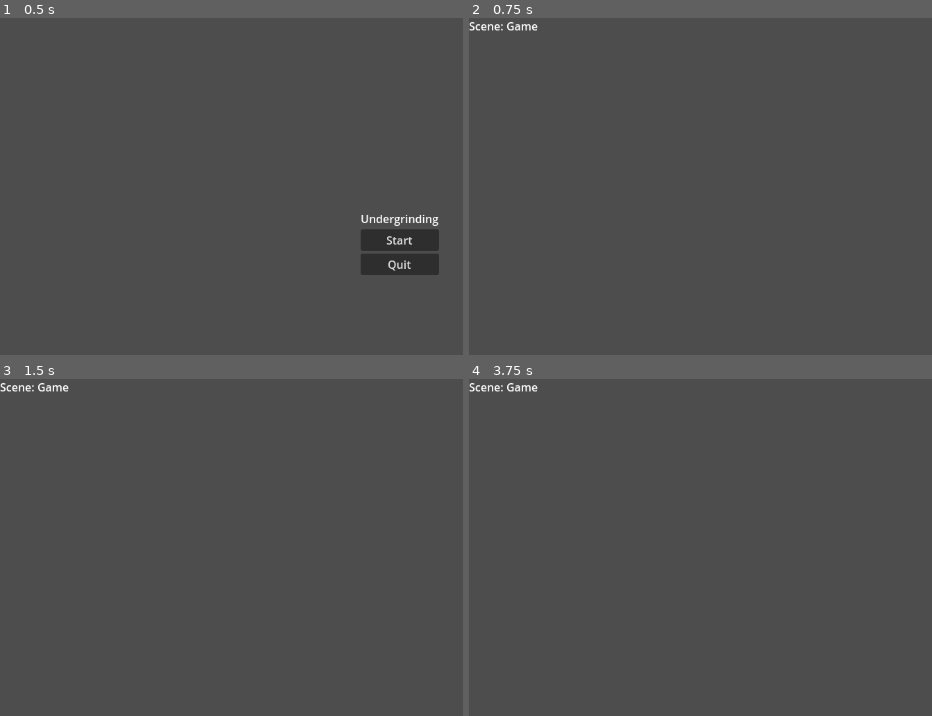
Above: before the commit, frames 1-4 (two rows, left to right).
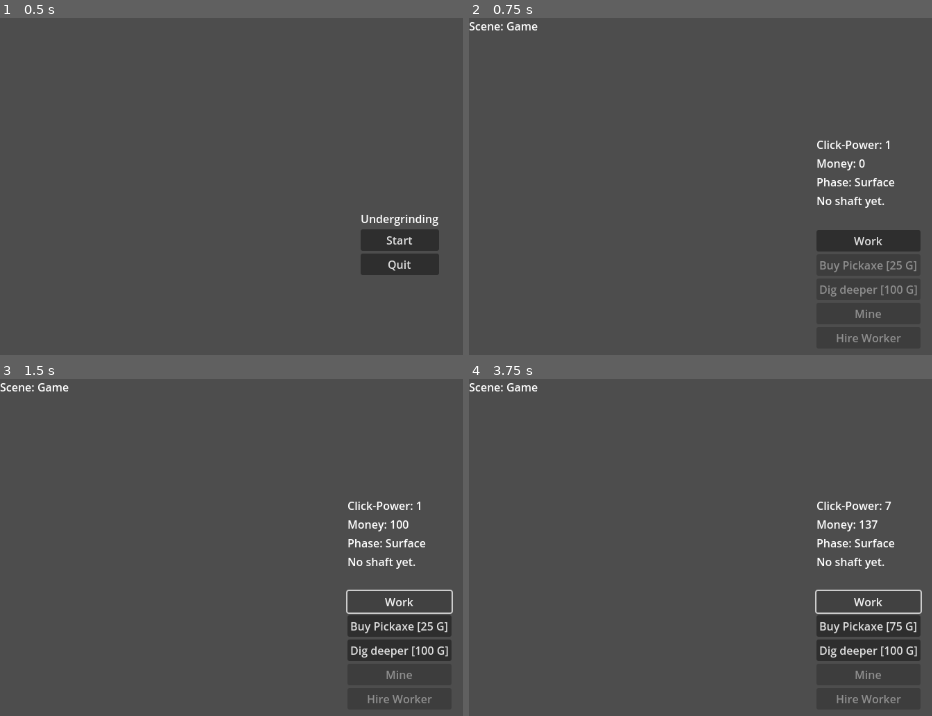
Above: after the commit, the same moments.

Repository: su3n/undergrinding
Game: Godot game, scene res://scenes/App.tscn
The game is run twice, just before and just after one commit, with the same random seed, the same clock (stepped at 60 frames per second) and the same inputs.
Inputs (mouse positions are in pixels of both pictures, inside the frame that each line leads up to):
- Up to frame 1 (0.5 s): no input
- Up to frame 2 (0.75 s): click "Start" at 0.5 s
- Up to frame 3 (1.5 s): click (398, 601) at 1.25 s, where only the run after the commit has a clickable "Work"
- Up to frame 4 (3.75 s): click (867, 625) at 2 s, where only the run after the commit has a clickable "Buy Pickaxe [25 G]"; click (867, 625) at 2.75 s, where only the run after the commit has a clickable "Buy Pickaxe [38 G]"; click (867, 601) at 3.5 s, where only the run after the commit has a clickable "Work"

Frame 1 is identical in both runs. In frame 2, 2.6% of the frame differs, in the area x 75-98%, y 36-97%; in frame 3, 4.0%, in the area x 74-98%, y 36-97%; in frame 4, 4.0%.

Commit message:
Aktualisierender GameState + Buttons zur Manipulation des GameState

Diff:
--- /dev/null
+++ b/core/GameState.gd
@@ -0,0 +1,177 @@
+extends Node
+signal changed
+
+# --- Player ---
+var money: int = 0
+var click_power: float = 1.0
+var pickaxe_level: int = 0
+
+# --- Schächte ---
+var shafts: Array[Dictionary] = []
+var active_shaft_index: int = -1  # -1 = kein Schacht aktiv
+
+# --- Worker (pro Schacht) ---
+var worker_power: float = 0.3
+
+# --- Balance ---
+var base_rock_hp: float = 10.0
+var rock_hp_growth_by_depth: float = 1.35
+var value_growth_by_depth: float = 1.45
+
+# --- Costs ---
+var pickaxe_base_cost: int = 25
+var first_shaft_cost: int = 100
+var next_shaft_base_cost: int = 200
+var next_shaft_cost: int
+var next_pickaxe_cost: int
+var worker_base_cost: int = 50
+
+func _init():
+	_calc_next_shaft_price()
+	_calc_next_pickaxe_price()
+
+func reset_run() -> void:
+	money = 0
+	click_power = 1.0
+	shafts.clear()
+	active_shaft_index = -1
+	emit_signal("changed")
+
+# -------------------
+# Surface Phase
+# -------------------
+
+func manual_click_work() -> void:
+	# Initial: Geld verdienen überirdisch
+	money += 100
+	emit_signal("changed")
+
+func buy_pickaxe() -> bool:
+	var cost = next_pickaxe_cost
+	if money < cost:
+		return false
+	money -= cost
+	click_power += 3.0
+	pickaxe_level += 1
+	_calc_next_pickaxe_price()
+	emit_signal("changed")
+	return true
+
+# -------------------
+# Mining Phase
+# -------------------
+
+func has_shaft() -> bool:
+	return active_shaft_index >= 0 and active_shaft_index < shafts.size()
+
+func manual_mine_click() -> void:
+	if not has_shaft():
+		return
+	_damage_rock(active_shaft_index, click_power)
+	emit_signal("changed")
+
+func buy_worker_for_active_shaft() -> bool:
+	if not has_shaft():
+		return false
+	if money < worker_base_cost:
+		return false
+
+	money -= worker_base_cost
+	shafts[active_shaft_index]["workers"] += 1
+	emit_signal("changed")
+	return true
+
+func buy_new_shaft() -> bool:
+	# erster Schacht: depth 0
+	if shafts.is_empty():
+		if money < first_shaft_cost:
+			return false
+		money -= first_shaft_cost
+		shafts.append(_make_shaft(0))
+		active_shaft_index = 0
+		_calc_next_shaft_price()
+		emit_signal("changed")
+		return true
+
+	# weitere Schächte
+	var next_depth := shafts.size()
+	if money < next_shaft_cost:
+		return false
+	money -= next_shaft_cost
+	shafts.append(_make_shaft(next_depth))
+	active_shaft_index = shafts.size() - 1
+	_calc_next_shaft_price()
+	emit_signal("changed")
+	return true
+
+func set_active_shaft(index: int) -> void:
+	if index < 0 or index >= shafts.size():
+		return
+	active_shaft_index = index
+	emit_signal("changed")
+
+# -------------------
+# Automation / Tick
+# -------------------
+
+func tick(delta: float) -> void:
+	if shafts.is_empty():
+		return
+
+	for shaft_index in range(shafts.size()):
+		var shaft_workers: int = shafts[shaft_index]["workers"]
+		if shaft_workers <= 0:
+			continue
+		var power := float(shaft_workers) * worker_power
+		_damage_rock(shaft_index, power * delta)
+
+	emit_signal("changed")
+
+# -------------------
+# Internals
+# -------------------
+func _calc_next_pickaxe_price() -> void:
+	if pickaxe_level == 0:
+		next_pickaxe_cost = pickaxe_base_cost
+		return
+
+	next_pickaxe_cost = int(round((pickaxe_level * 1.5) * pickaxe_base_cost))
+
+func _calc_next_shaft_price() -> void:
+	if shafts.is_empty():
+		next_shaft_cost = first_shaft_cost
+		return
+
+	var next_depth := shafts.size()
+	next_shaft_cost = next_shaft_base_cost * next_depth
+
+	print("Next shaft price: " + str(next_shaft_cost))
+
+func _make_shaft(depth: int) -> Dictionary:
+	print('_make_shaft')
+	var hp := _rock_hp_for_depth(depth)
+	return {
+		"depth": depth,
+		"length": 0,
+		"rock_hp_max": hp,
+		"rock_hp": hp,
+		"workers": 0
+	}
+
+func _damage_rock(shaft_index: int, amount: float) -> void:
+	var s: Dictionary = shafts[shaft_index]
+	s["rock_hp"] = float(s["rock_hp"]) - amount
+
+	if float(s["rock_hp"]) <= 0.0:
+		s["length"] = int(s["length"]) + 1
+		money += _value_for_depth(int(s["depth"]))
+
+		var hp := _rock_hp_for_depth(int(s["depth"]))
+		s["rock_hp_max"] = hp
+		s["rock_hp"] = hp
+
+func _rock_hp_for_depth(depth: int) -> float:
+	return base_rock_hp * pow(rock_hp_growth_by_depth, float(depth))
+
+func _value_for_depth(depth: int) -> int:
+	return int(1 * pow(value_growth_by_depth, float(depth)))
--- a/project.godot
+++ b/project.godot
@@ -15,6 +15,10 @@
 config/features=PackedStringArray("4.2", "Mobile")
 config/icon="res://icon.svg"
 
+[autoload]
+
+GameState="*res://core/GameState.gd"
+
 [dotnet]
 
 project/assembly_name="incremental"
--- a/scenes/Game.gd
+++ b/scenes/Game.gd
@@ -5,28 +5,90 @@
 @onready var pause_overlay: Control = $CanvasLayer/PauseOverlay
 var is_paused: bool = false
 
+# --- HUD refs ---
+@onready var money_label: Label = $CanvasLayer/HUD/VBox/MoneyLabel
+@onready var phase_label: Label = $CanvasLayer/HUD/VBox/PhaseLabel
+@onready var shaft_label: Label = $CanvasLayer/HUD/VBox/ShaftLabel
+@onready var rock_label: Label = $CanvasLayer/HUD/VBox/RockLabel
+@onready var click_power_label: Label = $CanvasLayer/HUD/VBox/ClickPowerLabel
+
+@onready var work_button: Button = $CanvasLayer/HUD/VBox/WorkButton
+@onready var pickaxe_button: Button = $CanvasLayer/HUD/VBox/PickaxeButton
+@onready var new_shaft_button: Button = $CanvasLayer/HUD/VBox/NewShaftButton
+@onready var mine_button: Button = $CanvasLayer/HUD/VBox/MineButton
+@onready var worker_button: Button = $CanvasLayer/HUD/VBox/WorkerButton
+
 func _ready() -> void:
 	pause_overlay.visible = false
-	pause_overlay.process_mode = Node.PROCESS_MODE_ALWAYS # Ansonsten friert das Overlay auch ein!
-	process_mode = Node.PROCESS_MODE_ALWAYS # Ansonsten bekommt man Inputs nicht mehr mit!
+	pause_overlay.process_mode = Node.PROCESS_MODE_ALWAYS
+	process_mode = Node.PROCESS_MODE_ALWAYS
 
+	# UI live halten
+	GameState.changed.connect(_refresh_ui)
+	_refresh_ui()
+
+func _process(delta: float) -> void:
+	# Wichtig: weil process_mode ALWAYS ist, läuft _process auch im Pause-Menü -> daher guard
+	if get_tree().paused:
+		return
+	GameState.tick(delta)
+
+func _refresh_ui() -> void:
+	money_label.text = "Money: %d" % GameState.money
+	click_power_label.text = "Click-Power: %d" % GameState.click_power
+
+	pickaxe_button.text = "Buy Pickaxe [%d G]" % [int(GameState.next_pickaxe_cost)]
+	new_shaft_button.text = "Dig deeper [%d G]" % [int(GameState.next_shaft_cost)]
+
+	var has_shaft := GameState.has_shaft()
+	phase_label.text = "Phase: %s" % ("Mining" if has_shaft else "Surface")
+
+	if has_shaft:
+		var s: Dictionary = GameState.shafts[GameState.active_shaft_index]
+		shaft_label.text = "Shaft depth: %d | length: %d" % [int(s["depth"]), int(s["length"])]
+		rock_label.text = "Rock: %.1f / %.1f" % [float(s["rock_hp"]), float(s["rock_hp_max"])]
+	else:
+		shaft_label.text = "No shaft yet."
+		rock_label.text = ""
+
+	# Buttons aktivieren/deaktivieren
+	pickaxe_button.disabled = GameState.money < GameState.next_pickaxe_cost
+	new_shaft_button.disabled = GameState.money < GameState.next_shaft_cost
+	mine_button.disabled = not has_shaft
+	worker_button.disabled = not has_shaft
+
+# --- HUD button callbacks ---
+func _on_work_button_pressed() -> void:
+	GameState.manual_click_work()
+
+func _on_pickaxe_button_pressed() -> void:
+	GameState.buy_pickaxe()
+
+func _on_new_shaft_button_pressed() -> void:
+	GameState.buy_new_shaft()
+
+func _on_mine_button_pressed() -> void:
+	GameState.manual_mine_click()
+
+func _on_worker_button_pressed() -> void:
+	GameState.buy_worker_for_active_shaft()
+
+# --- Pause bleibt wie bei dir ---
 func _input(event: InputEvent) -> void:
-	if event.is_action_pressed("ui_cancel"): # ESC-Taste
+	if event.is_action_pressed("ui_cancel"):
 		toggle_pause()
-		get_viewport().set_input_as_handled() # verhindert Doppelverarbeitung
+		get_viewport().set_input_as_handled()
 
 func toggle_pause() -> void:
 	is_paused = not is_paused
 	get_tree().paused = is_paused
 	pause_overlay.visible = is_paused
 
-
 func _on_resume_button_pressed() -> void:
 	get_tree().paused = false
 	pause_overlay.visible = false
 	is_paused = false
 
-
 func _on_main_menu_button_pressed() -> void:
 	get_tree().paused = false
 	emit_signal("back_to_menu")
--- a/scenes/Game.tscn
+++ b/scenes/Game.tscn
@@ -50,5 +50,67 @@
 layout_mode = 2
 text = "Main Menu"
 
+[node name="HUD" type="Control" parent="CanvasLayer"]
+layout_mode = 3
+anchors_preset = 15
+anchor_right = 1.0
+anchor_bottom = 1.0
+grow_horizontal = 2
+grow_vertical = 2
+
+[node name="VBox" type="VBoxContainer" parent="CanvasLayer/HUD"]
+layout_mode = 1
+anchors_preset = 8
+anchor_left = 0.5
+anchor_top = 0.5
+anchor_right = 0.5
+anchor_bottom = 0.5
+offset_left = -73.0
+offset_top = -139.5
+offset_right = 73.0
+offset_bottom = 139.5
+grow_horizontal = 2
+grow_vertical = 2
+
+[node name="ClickPowerLabel" type="Label" parent="CanvasLayer/HUD/VBox"]
+layout_mode = 2
+
+[node name="MoneyLabel" type="Label" parent="CanvasLayer/HUD/VBox"]
+layout_mode = 2
+
+[node name="PhaseLabel" type="Label" parent="CanvasLayer/HUD/VBox"]
+layout_mode = 2
+
+[node name="ShaftLabel" type="Label" parent="CanvasLayer/HUD/VBox"]
+layout_mode = 2
+
+[node name="RockLabel" type="Label" parent="CanvasLayer/HUD/VBox"]
+layout_mode = 2
+
+[node name="WorkButton" type="Button" parent="CanvasLayer/HUD/VBox"]
+layout_mode = 2
+text = "Work"
+
+[node name="PickaxeButton" type="Button" parent="CanvasLayer/HUD/VBox"]
+layout_mode = 2
+text = "Buy Pickaxe"
+
+[node name="NewShaftButton" type="Button" parent="CanvasLayer/HUD/VBox"]
+layout_mode = 2
+text = "Create Shaft (100)"
+
+[node name="MineButton" type="Button" parent="CanvasLayer/HUD/VBox"]
+layout_mode = 2
+text = "Mine"
+
+[node name="WorkerButton" type="Button" parent="CanvasLayer/HUD/VBox"]
+layout_mode = 2
+text = "Hire Worker"
+
 [connection signal="pressed" from="CanvasLayer/PauseOverlay/Panel/VBoxContainer/ResumeButton" to="." method="_on_resume_button_pressed"]
 [connection signal="pressed" from="CanvasLayer/PauseOverlay/Panel/VBoxContainer/MainMenuButton" to="." method="_on_main_menu_button_pressed"]
+[connection signal="pressed" from="CanvasLayer/HUD/VBox/WorkButton" to="." method="_on_work_button_pressed"]
+[connection signal="pressed" from="CanvasLayer/HUD/VBox/PickaxeButton" to="." method="_on_pickaxe_button_pressed"]
+[connection signal="pressed" from="CanvasLayer/HUD/VBox/NewShaftButton" to="." method="_on_new_shaft_button_pressed"]
+[connection signal="pressed" from="CanvasLayer/HUD/VBox/MineButton" to="." method="_on_mine_button_pressed"]
+[connection signal="pressed" from="CanvasLayer/HUD/VBox/WorkerButton" to="." method="_on_worker_button_pressed"]
